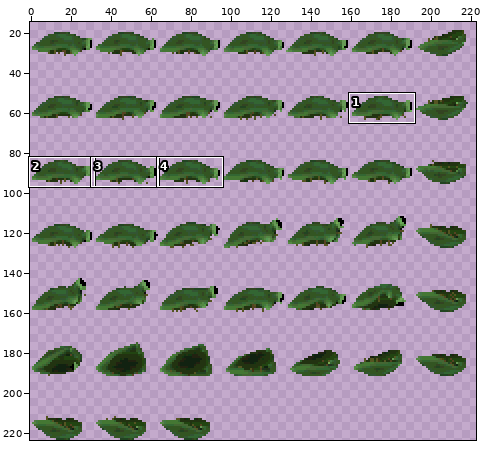
Two states of a sprite sheet, Art/Blender/eybo/eybo.png. Above, an overview of the earlier version with the close-up marked.
Close-up. Before the edit:
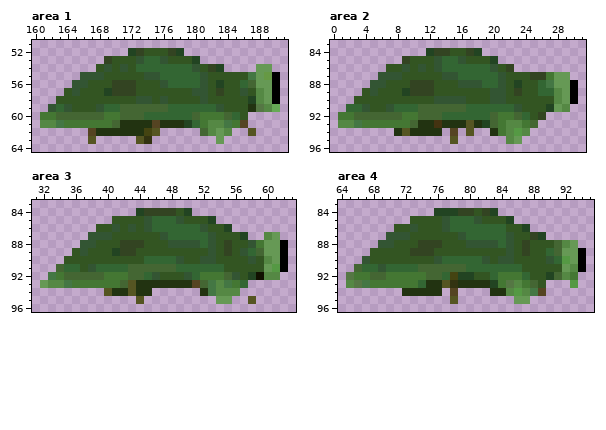
The file is 224x224 pixels. Colours within 5 levels of each other are drawn and written as one. Shown: area 1: x 160..191, y 51..64; area 2: x 0..31, y 83..96; area 3: x 31..63, y 83..96; area 4: x 64..95, y 83..96. The wide view leaves out empty margins. The commit also changed other parts of the picture, which this record leaves out.
Once edited:
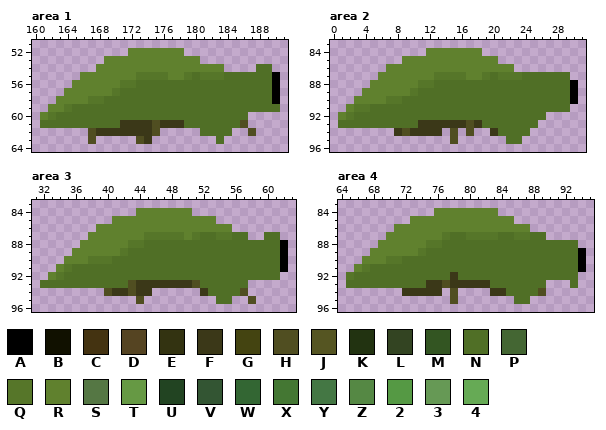
Palette (. is transparent): A #000000  B #111100  C #443311  D #554422  E #333311  F #3b3818  G #444411  H #504e21  J #555522  K #223311  L #334422  M #335522  N #506f26  P #446633  Q #567629  R #60812e  S #557744  T #669944  U #224422  V #335533  W #336633  X #447733  Y #447744  Z #558844  2 #559944  3 #669955  4 #66aa55
Changes in this commit:
Changed rows in their new state; - is an unchanged pixel.
Area 1:
first column x 161:
52 -----------RRRRRRR------------
53 --------RRRRRRRRRRRR----------
54 -------RRRRRRRRRRRRRRRR----NN-
55 -----RRRRRRRQQQQRRQNQQQNNNNNN-
56 ----RRRRRRQQNNNNNNNNNNNNNNNNN-
57 ---RRRRRRQNNNNNNNNNNNNNNNNNNN-
58 --RRRRQQNNNNNNNNNNNNNNNNNNNNN-
59 -RRQNNNNNNNNNNNNNNNNNNNNNNNNNN
60 RQNNNNNNNNNNNNNNNNNNNNNNNN----
61 NNNNNNNNNNFFFFHFFFNNNNNNNH----
62 ------HFFFFFFFH-----NNNN--H---
63 ------H-----HF--------N-------
Area 2:
first column x 1:
84 -----------RRRRRRR-----------
85 --------RRRRRRRRRRRR---------
86 ------RRRRRRRRRRRRRRRR-------
87 -----RRRRRRRQQQQRRQNQQQNNNNNN
88 ----RRRRRRQQNNNNNNNNNNNNNNNNN
89 ---RRRRRRQNNNNNNNNNNNNNNNNNNN
90 --RRRRQQNNNNNNNNNNNNNNNNNNNNN
91 -RQQNNNNNNNNNNNNNNNNNNNNNNNNN
92 RQNNNNNNNNNNNNNNNNNNNNNNNN---
93 NNNNNNNNNNFFFFFFHFNNNNNNN----
94 -------FHFFFF-H-H--FNNNN-----
95 --------------H------NN------
Area 3:
first column x 32:
84 ------------RRRRRRR-----------
85 ---------RRRRRRRRRRRRR--------
86 -------RRRRRRRRRRRRRRRRR------
87 ------RRRRRRRQQQQQRQNNQQNN--NN
88 -----RRRRRRQQNNNNNNNNNNNNNNNNN
89 ----RRRRRRQNNNNNNNNNNNNNNNNNNN
90 ---RRRQQQNNNNNNNNNNNNNNNNNNNNN
91 --RQNNNNNNNNNNNNNNNNNNNNNNNNNN
92 -RQNNNNNNNNNNNNNNNNNNNNNNNNNNN
93 NNNNNNNNNNNHFFFFFFFHNNNNNN----
94 --------HFFHFF------FNNNNH----
95 ------------H---------NN--H---
Area 4:
first column x 65:
84 -----------RRRRRRRR----------
85 --------RRRRRRRRRRRRR--------
86 ------RRRRRRRRRRRRRRRRR------
87 -----RRRRRRRQNNQQQQNNQQNN----
88 ----RRRRRRQQNNNNNNNNNNNNNNNNN
89 ---RRRRRRQNNNNNNNNNNNNNNNNNNN
90 --RRRQQNNNNNNNNNNNNNNNNNNNNNN
91 -RQNNNNNNNNNNNNNNNNNNNNNNNNNN
92 QNNNNNNNNNNNNFNNNNNNNNNNNNNNN
93 NNNNNNNNNNFFHFFFFFNNNNNNN---N
94 -------FFFFF-H----FFNNNNH----
95 -------------H-------NN------
